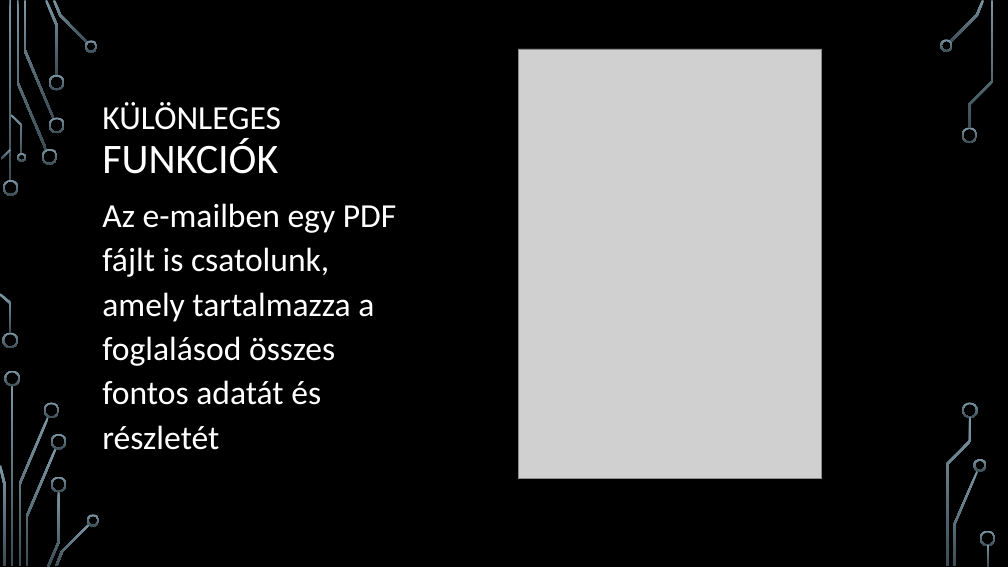
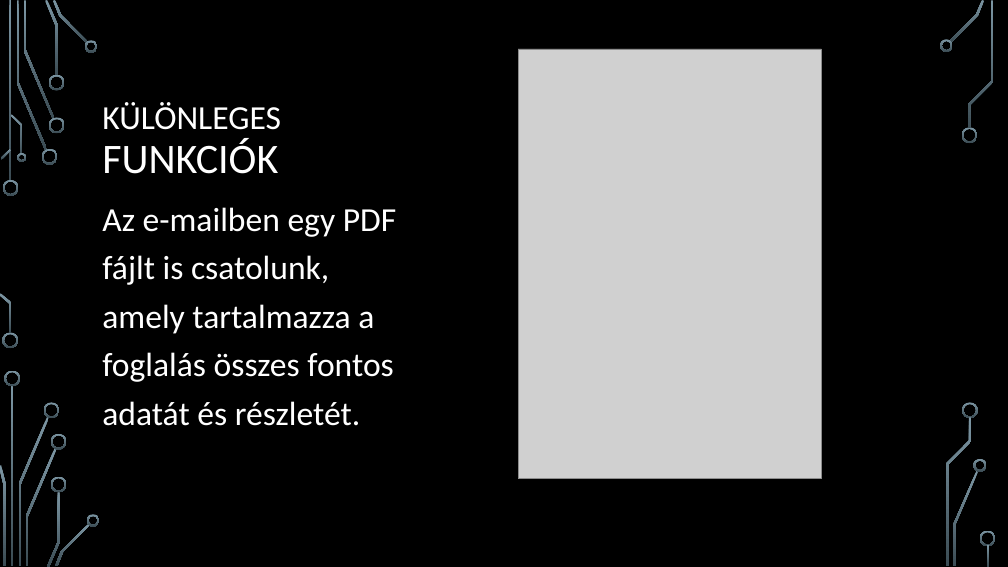
Before and after one commit to MrTahil/hotel, a slide deck: slide 23 of HMZ-rt.pptx. Drawn at 1008x567 pixels with LibreOffice and Linux fonts; fonts in the diff are those of the drawing; grey boxes stand for pictures; background and template pictures are left out. Boxes give left, top, right and bottom in pixels: in the first picture for what was removed or moved away, otherwise in the second. Text is boxed around its words. In the diff, an @@ line names an element or a change of style, - is before the commit and + after.

```diff
--- a/HMZ-rt.pptx
+++ b/HMZ-rt.pptx
@@ text at [102,207,396,426]: text changed @@
-Az e-mailben egy PDF fájlt is csatolunk, amely tartalmazza a foglalásod összes fontos adatát és részletét
+Az e-mailben egy PDF fájlt is csatolunk, amely tartalmazza a foglalás összes fontos adatát és részletét.
```
Also in this commit, not shown: 18 other slides changed.
